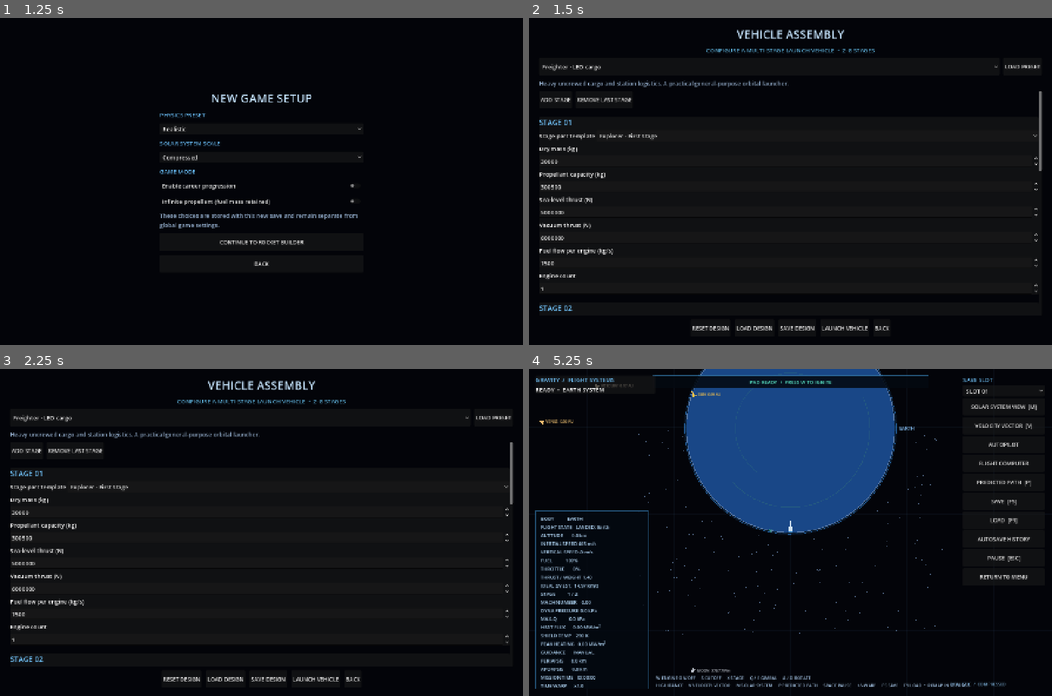
Above: before the commit, frames 1-4 (two rows, left to right).
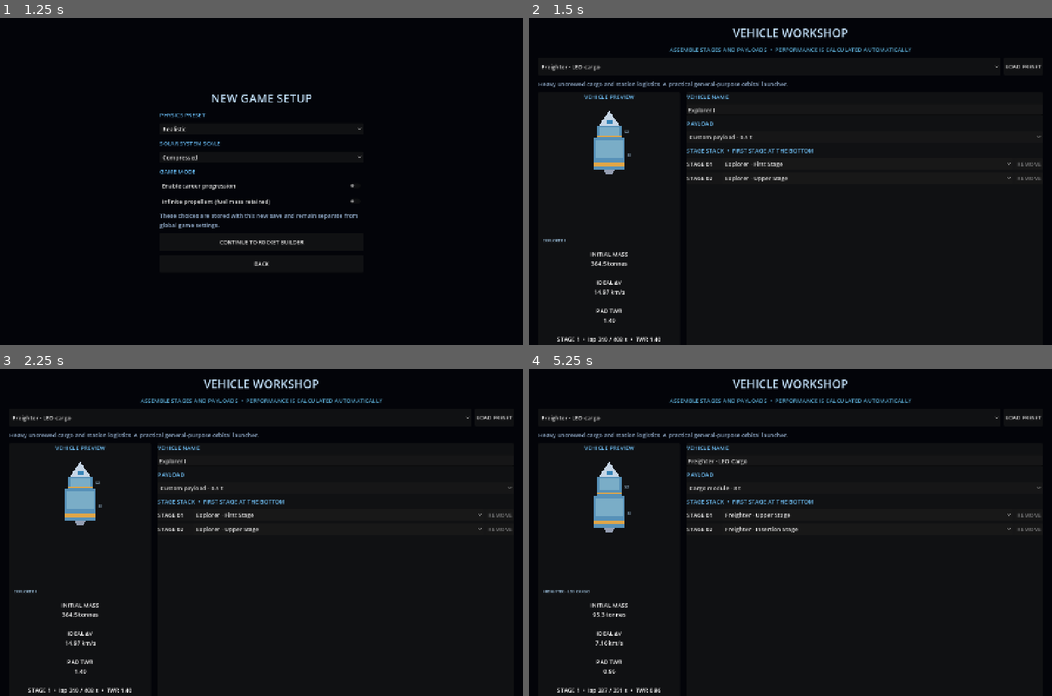
Above: after the commit, the same moments.

Repository: Blagos1195/Gravity-simulator
Game: Godot game, scene res://scenes/main.tscn
Two runs of this game, one before a commit and one after it. Both use one fixed random seed, a clock stepped at 60 frames per second and the inputs below.
Inputs (mouse positions are in pixels of both pictures, inside the frame that each line leads up to):
- Up to frame 1 (1.25 s): click "NEW GAME" at 0.5 s
- Up to frame 2 (1.5 s): click "CONTINUE TO ROCKET BUILDER" at 1.25 s
- Up to frame 3 (2.25 s): click (26, 450) at 2 s, where only the run before the commit has a clickable "ADD STAGE"
- Up to frame 4 (5.25 s): click (602, 450) at 2.75 s, where only the run before the commit has a clickable "REMOVE LAST STAGE"; click "RESET DESIGN" (after the commit: "LOAD PRESET") at 3.5 s; click (1031, 516) at 4.25 s, where only the run after the commit has a clickable "REMOVE"; click (842, 679) at 5 s, where only the run before the commit has a clickable "LAUNCH VEHICLE"

Frame 1 is identical in both runs. In frame 2, 5.6% of the frame differs, in the area x 1-99%, y 3-100%; in frame 3, 5.6%; in frame 4, 23%, in the area x 1-99%, y 0-100%.

Commit message:
Add visual rocket workshop and streamline CI
* Replace numeric rocket setup with visual vehicle workshop

* Avoid duplicate CI runs and focus pull request checks

* Polish payload and stage assembly preview

* Run one CI workflow and target pull request checks

Diff:
--- a/Gravity/scripts/main.gd
+++ b/Gravity/scripts/main.gd
@@ -206,20 +206,20 @@
 	add_child(bg)
 	var root := VBoxContainer.new()
 	root.set_anchors_and_offsets_preset(Control.PRESET_FULL_RECT)
-	root.add_theme_constant_override("separation", 10)
-	root.offset_left = 28
-	root.offset_right = -28
-	root.offset_top = 22
-	root.offset_bottom = -22
+	root.offset_left = 26
+	root.offset_right = -26
+	root.offset_top = 18
+	root.offset_bottom = -18
+	root.add_theme_constant_override("separation", 12)
 	add_child(root)
 	var heading := Label.new()
-	heading.text = "VEHICLE ASSEMBLY"
+	heading.text = "VEHICLE WORKSHOP"
 	heading.horizontal_alignment = HORIZONTAL_ALIGNMENT_CENTER
 	heading.add_theme_font_size_override("font_size", 32)
 	heading.add_theme_color_override("font_color", Color(0.78, 0.9, 1.0))
 	root.add_child(heading)
 	var subtitle := Label.new()
-	subtitle.text = "CONFIGURE A MULTI-STAGE LAUNCH VEHICLE  •  2–8 STAGES"
+	subtitle.text = "ASSEMBLE STAGES AND PAYLOADS  •  PERFORMANCE IS CALCULATED AUTOMATICALLY"
 	subtitle.horizontal_alignment = HORIZONTAL_ALIGNMENT_CENTER
 	subtitle.add_theme_color_override("font_color", Color(0.35, 0.66, 0.82))
 	root.add_child(subtitle)
@@ -235,6 +235,7 @@
 	preset_row.add_child(preset_selector)
 	var preset_description := Label.new()
 	preset_description.text = RocketDesign.preset_description("LEO_CARGO")
+	preset_description.size_flags_horizontal = Control.SIZE_EXPAND_FILL
 	preset_description.autowrap_mode = TextServer.AUTOWRAP_WORD_SMART
 	preset_description.add_theme_color_override("font_color", Color(0.58, 0.68, 0.8))
 	root.add_child(preset_description)
@@ -247,38 +248,112 @@
 		rocket_design = RocketDesign.create_preset(selected_preset_id)
 		_show_vehicle_editor()
 	)
-	var scroll := ScrollContainer.new()
-	scroll.size_flags_vertical = Control.SIZE_EXPAND_FILL
-	root.add_child(scroll)
-	var columns := VBoxContainer.new()
-	columns.size_flags_horizontal = Control.SIZE_EXPAND_FILL
-	columns.add_theme_constant_override("separation", 24)
-	scroll.add_child(columns)
-	var stage_actions := HBoxContainer.new()
-	stage_actions.add_theme_constant_override("separation", 10)
-	columns.add_child(stage_actions)
-	_add_button(stage_actions, "ADD STAGE", _add_rocket_stage)
-	_add_button(stage_actions, "REMOVE LAST STAGE", _remove_rocket_stage)
+	var workspace := HBoxContainer.new()
+	workspace.size_flags_vertical = Control.SIZE_EXPAND_FILL
+	workspace.add_theme_constant_override("separation", 18)
+	root.add_child(workspace)
+	var preview_panel := PanelContainer.new()
+	preview_panel.custom_minimum_size.x = 390
+	preview_panel.size_flags_vertical = Control.SIZE_EXPAND_FILL
+	workspace.add_child(preview_panel)
+	var preview_column := VBoxContainer.new()
+	preview_column.add_theme_constant_override("separation", 10)
+	preview_panel.add_child(preview_column)
+	var preview_title := Label.new()
+	preview_title.text = "VEHICLE PREVIEW"
+	preview_title.horizontal_alignment = HORIZONTAL_ALIGNMENT_CENTER
+	preview_title.add_theme_color_override("font_color", Color(0.45, 0.78, 1.0))
+	preview_column.add_child(preview_title)
+	design_preview = RocketPreview.new()
+	design_preview.design = rocket_design
+	design_preview.size_flags_vertical = Control.SIZE_EXPAND_FILL
+	design_preview.custom_minimum_size = Vector2(330, 390)
+	preview_column.add_child(design_preview)
+	design_stats_label = Label.new()
+	design_stats_label.horizontal_alignment = HORIZONTAL_ALIGNMENT_CENTER
+	design_stats_label.autowrap_mode = TextServer.AUTOWRAP_WORD_SMART
+	preview_column.add_child(design_stats_label)
+	design_error_label = Label.new()
+	design_error_label.horizontal_alignment = HORIZONTAL_ALIGNMENT_CENTER
+	design_error_label.autowrap_mode = TextServer.AUTOWRAP_WORD_SMART
+	design_error_label.add_theme_color_override("font_color", Color(1.0, 0.48, 0.35))
+	preview_column.add_child(design_error_label)
+	var assembly_panel := PanelContainer.new()
+	assembly_panel.size_flags_horizontal = Control.SIZE_EXPAND_FILL
+	assembly_panel.size_flags_vertical = Control.SIZE_EXPAND_FILL
+	workspace.add_child(assembly_panel)
+	var assembly := VBoxContainer.new()
+	assembly.add_theme_constant_override("separation", 10)
+	assembly_panel.add_child(assembly)
+	var vehicle_name_label := Label.new()
+	vehicle_name_label.text = "VEHICLE NAME"
+	vehicle_name_label.add_theme_color_override("font_color", Color(0.45, 0.78, 1.0))
+	assembly.add_child(vehicle_name_label)
+	var vehicle_name := LineEdit.new()
+	vehicle_name.text = str(rocket_design.get("name", "Custom Vehicle"))
+	vehicle_name.placeholder_text = "Vehicle name"
+	vehicle_name.text_changed.connect(func(value: String):
+		rocket_design["name"] = value
+		design_preview.queue_redraw()
+	)
+	assembly.add_child(vehicle_name)
+	var payload_label := Label.new()
+	payload_label.text = "PAYLOAD"
+	payload_label.add_theme_color_override("font_color", Color(0.45, 0.78, 1.0))
+	assembly.add_child(payload_label)
+	var payload_selector := OptionButton.new()
+	payload_selector.size_flags_horizontal = Control.SIZE_EXPAND_FILL
+	var payload_options := [
+		{"id": "custom", "label": "Custom payload · %.1f t" % (float(rocket_design.get("payload_mass", 500.0)) / 1000.0), "mass": float(rocket_design.get("payload_mass", 500.0))},
+		{"id": "satellite", "label": "Small satellite · 150 kg", "mass": 150.0},
+		{"id": "probe", "label": "Science probe · 1.8 t", "mass": 1800.0},
+		{"id": "crew", "label": "Crew capsule · 6.5 t", "mass": 6500.0},
+		{"id": "cargo", "label": "Cargo module · 8 t", "mass": 8000.0},
+		{"id": "heavy_cargo", "label": "Heavy cargo · 12 t", "mass": 12000.0}
+	]
+	var selected_payload := 0
+	for payload_index in range(payload_options.size()):
+		var payload_option: Dictionary = payload_options[payload_index]
+		payload_selector.add_item(str(payload_option.label))
+		payload_selector.set_item_metadata(payload_index, payload_option)
+		if is_equal_approx(float(payload_option.mass), float(rocket_design.get("payload_mass", 500.0))):
+			selected_payload = payload_index
+	payload_selector.select(selected_payload)
+	rocket_design["payload_type"] = str(payload_options[selected_payload].id)
+	payload_selector.item_selected.connect(func(index: int):
+		var selected_payload_option: Dictionary = payload_selector.get_item_metadata(index)
+		rocket_design["payload_mass"] = float(selected_payload_option.mass)
+		rocket_design["payload_type"] = str(selected_payload_option.id)
+		_update_design_stats()
+	)
+	assembly.add_child(payload_selector)
+	var stages_heading := Label.new()
+	stages_heading.text = "STAGE STACK  •  FIRST STAGE AT THE BOTTOM"
+	stages_heading.add_theme_color_override("font_color", Color(0.45, 0.78, 1.0))
+	assembly.add_child(stages_heading)
+	var stage_scroll := ScrollContainer.new()
+	stage_scroll.size_flags_vertical = Control.SIZE_EXPAND_FILL
+	stage_scroll.horizontal_scroll_mode = ScrollContainer.SCROLL_MODE_DISABLED
+	assembly.add_child(stage_scroll)
+	var stage_list := VBoxContainer.new()
+	stage_list.size_flags_horizontal = Control.SIZE_EXPAND_FILL
+	stage_list.add_theme_constant_override("separation", 8)
+	stage_scroll.add_child(stage_list)
+	var stage_part_options := RocketDesign.stage_part_options()
 	for stage_index in range(rocket_design["stages"].size()):
-		var panel := PanelContainer.new()
-		panel.size_flags_horizontal = Control.SIZE_EXPAND_FILL
-		columns.add_child(panel)
-		var fields := VBoxContainer.new()
-		fields.add_theme_constant_override("separation", 8)
-		panel.add_child(fields)
 		var stage: Dictionary = rocket_design["stages"][stage_index]
-		var stage_title := Label.new()
-		stage_title.text = "STAGE %02d" % (stage_index + 1)
-		stage_title.add_theme_font_size_override("font_size", 20)
-		stage_title.add_theme_color_override("font_color", Color(0.45, 0.78, 1.0))
-		fields.add_child(stage_title)
-		var part_row := HBoxContainer.new()
-		var part_label := Label.new()
-		part_label.text = "Stage part template"
-		part_row.add_child(part_label)
+		var stage_panel := PanelContainer.new()
+		stage_list.add_child(stage_panel)
+		var stage_row := HBoxContainer.new()
+		stage_row.add_theme_constant_override("separation", 8)
+		stage_panel.add_child(stage_row)
+		var stage_number := Label.new()
+		stage_number.text = "STAGE %02d" % (stage_index + 1)
+		stage_number.custom_minimum_size.x = 90
+		stage_number.vertical_alignment = VERTICAL_ALIGNMENT_CENTER
+		stage_row.add_child(stage_number)
 		var part_selector := OptionButton.new()
 		part_selector.size_flags_horizontal = Control.SIZE_EXPAND_FILL
-		var stage_part_options := RocketDesign.stage_part_options()
 		var selected_part_index := 0
 		for part_index in range(stage_part_options.size()):
 			var part_option: Dictionary = stage_part_options[part_index]
@@ -295,55 +370,37 @@
 				rocket_design["stages"][stage_index] = replacement_stage
 				_show_vehicle_editor()
 		)
-		part_row.add_child(part_selector)
-		fields.add_child(part_row)
-		_add_design_field(fields, stage_index, "dry_mass", "Dry mass (kg)", 500.0, 200000.0, 100.0)
-		_add_design_field(fields, stage_index, "fuel_capacity", "Propellant capacity (kg)", 500.0, 1000000.0, 1000.0)
-		_add_design_field(fields, stage_index, "thrust", "Sea-level thrust (N)", 100000.0, 20000000.0, 100000.0)
-		_add_design_field(fields, stage_index, "vacuum_thrust", "Vacuum thrust (N)", 100000.0, 22000000.0, 100000.0)
-		_add_design_field(fields, stage_index, "flow", "Fuel flow per engine (kg/s)", 20.0, 8000.0, 10.0)
-		_add_design_field(fields, stage_index, "engine_count", "Engine count", 1.0, 8.0, 1.0)
-	var payload_panel := PanelContainer.new()
-	payload_panel.custom_minimum_size.x = 230
-	payload_panel.size_flags_horizontal = Control.SIZE_EXPAND_FILL
-	columns.add_child(payload_panel)
-	var payload_fields := VBoxContainer.new()
-	payload_panel.add_child(payload_fields)
-	var payload_title := Label.new()
-	payload_title.text = "PAYLOAD"
-	payload_title.add_theme_font_size_override("font_size", 20)
-	payload_title.add_theme_color_override("font_color", Color(0.45, 0.78, 1.0))
-	payload_fields.add_child(payload_title)
-	var payload_label := Label.new()
-	payload_label.text = "Payload mass (kg)"
-	payload_fields.add_child(payload_label)
-	var payload := SpinBox.new()
-	payload.min_value = 1.0
-	payload.max_value = 100000.0
-	payload.step = 10.0
-	payload.value = float(rocket_design.get("payload_mass", 500.0))
-	payload.value_changed.connect(func(value: float):
-		rocket_design["payload_mass"] = value
-		_update_design_stats()
-	)
-	payload_fields.add_child(payload)
-	design_preview = RocketPreview.new()
-	design_preview.design = rocket_design
-	design_preview.custom_minimum_size = Vector2(210, 280)
-	payload_fields.add_child(design_preview)
-	design_stats_label = Label.new()
-	design_stats_label.autowrap_mode = TextServer.AUTOWRAP_WORD_SMART
-	payload_fields.add_child(design_stats_label)
-	design_error_label = Label.new()
-	design_error_label.autowrap_mode = TextServer.AUTOWRAP_WORD_SMART
-	design_error_label.add_theme_color_override("font_color", Color(1.0, 0.48, 0.35))
-	payload_fields.add_child(design_error_label)
-	_update_design_stats()
+		stage_row.add_child(part_selector)
+		var remove_button := Button.new()
+		remove_button.text = "REMOVE"
+		remove_button.disabled = rocket_design["stages"].size() <= RocketDesign.MIN_STAGES
+		remove_button.pressed.connect(func():
+			rocket_design["stages"].remove_at(stage_index)
+			_show_vehicle_editor()
+		)
+		stage_row.add_child(remove_button)
+	var component_row := HBoxContainer.new()
+	component_row.add_theme_constant_override("separation", 8)
+	assembly.add_child(component_row)
+	var new_stage_selector := OptionButton.new()
+	new_stage_selector.size_flags_horizontal = Control.SIZE_EXPAND_FILL
+	for part_option in stage_part_options:
+		new_stage_selector.add_item(str(part_option.label))
+		new_stage_selector.set_item_metadata(new_stage_selector.item_count - 1, str(part_option.id))
+	_add_button(component_row, "ADD STAGE", func():
+		if rocket_design["stages"].size() >= RocketDesign.MAX_STAGES:
+			return
+		var new_stage := RocketDesign.create_stage_part(str(new_stage_selector.get_item_metadata(new_stage_selector.selected)))
+		if not new_stage.is_empty():
+			rocket_design["stages"].append(new_stage)
+			_show_vehicle_editor()
+	)
+	component_row.add_child(new_stage_selector)
 	var actions := HBoxContainer.new()
 	actions.alignment = BoxContainer.ALIGNMENT_CENTER
-	actions.add_theme_constant_override("separation", 12)
+	actions.add_theme_constant_override("separation", 10)
 	root.add_child(actions)
-	_add_button(actions, "RESET DESIGN", func():
+	_add_button(actions, "RESET", func():
 		rocket_design = RocketDesign.create_default()
 		_show_vehicle_editor()
 	)
@@ -351,39 +408,7 @@
 	_add_button(actions, "SAVE DESIGN", _save_rocket_design)
 	_add_button(actions, "LAUNCH VEHICLE", _launch_designed_vehicle)
 	_add_button(actions, "BACK", _show_new_game_setup)
-
-func _add_rocket_stage() -> void:
-	var stages: Array = rocket_design["stages"]
-	if stages.size() >= 8:
-		return
-	var stage := RocketDesign.default_stage_part()
-	stage["name"] = "STAGE %02d" % (stages.size() + 1)
-	stages.append(stage)
-	_show_vehicle_editor()
-
-func _remove_rocket_stage() -> void:
-	var stages: Array = rocket_design["stages"]
-	if stages.size() <= 2:
-		return
-	stages.pop_back()
-	_show_vehicle_editor()
-
-func _add_design_field(parent: VBoxContainer, stage_index: int, key: String, label_text: String, minimum: float, maximum: float, step: float) -> void:
-	var label := Label.new()
-	label.text = label_text
-	parent.add_child(label)
-	var spin := SpinBox.new()
-	spin.min_value = minimum
-	spin.max_value = maximum
-	spin.step = step
-	spin.allow_greater = false
-	spin.allow_lesser = false
-	spin.value = float(rocket_design["stages"][stage_index].get(key, minimum))
-	spin.value_changed.connect(func(value: float):
-		rocket_design["stages"][stage_index][key] = value
-		_update_design_stats()
-	)
-	parent.add_child(spin)
+	_update_design_stats()
 
 func _update_design_stats() -> void:
 	if not is_instance_valid(design_stats_label) or not is_instance_valid(design_error_label):
@@ -1280,28 +1305,56 @@
 class RocketPreview:
 	extends Control
 	var design: Dictionary = {}
+
 	func _draw() -> void:
 		var stages: Array = design.get("stages", [])
 		if stages.is_empty():
 			return
 		var center_x := size.x * 0.5
-		var top := 14.0
-		var width := minf(48.0, size.x * 0.24)
-		var stage_height := minf(48.0, (size.y - 65.0) / float(maxi(1, stages.size())))
-		var payload_height := 25.0
-		draw_colored_polygon(PackedVector2Array([
-			Vector2(center_x, top),
-			Vector2(center_x - width * 0.5, top + payload_height),
-			Vector2(center_x + width * 0.5, top + payload_height)
-		]), Color(0.75, 0.84, 0.94))
+		var top := 18.0
+		var available_height := maxf(100.0, size.y - 70.0)
+		var payload_height := clampf(available_height * 0.13, 32.0, 52.0)
+		var total_stage_mass := 0.0
+		for stage in stages:
+			total_stage_mass += float(stage.get("dry_mass", 0.0)) + float(stage.get("fuel_capacity", 0.0))
+		var stage_heights: Array[float] = []
+		for stage in stages:
+			var stage_mass := float(stage.get("dry_mass", 0.0)) + float(stage.get("fuel_capacity", 0.0))
+			stage_heights.append(clampf((available_height - payload_height) * stage_mass / maxf(1.0, total_stage_mass), 34.0, 86.0))
+		var total_height := payload_height
+		for stage_height in stage_heights:
+			total_height += stage_height
+		var scale_height := minf(1.0, available_height / maxf(1.0, total_height))
+		payload_height *= scale_height
+		for index in range(stage_heights.size()):
+			stage_heights[index] *= scale_height
+		var rocket_width := minf(92.0, size.x * 0.34)
+		var payload_type := str(design.get("payload_type", "probe"))
+		var payload_rect := Rect2(center_x - rocket_width * 0.32, top + 16.0, rocket_width * 0.64, payload_height - 16.0)
+		if payload_type == "satellite":
+			draw_rect(Rect2(center_x - rocket_width * 0.72, top + 22.0, rocket_width * 0.4, 12.0), Color(0.16, 0.42, 0.72))
+			draw_rect(Rect2(center_x + rocket_width * 0.32, top + 22.0, rocket_width * 0.4, 12.0), Color(0.16, 0.42, 0.72))
+			draw_rect(payload_rect, Color(0.78, 0.7, 0.42))
+		elif payload_type == "crew":
+			draw_colored_polygon(PackedVector2Array([Vector2(center_x, top), Vector2(center_x - rocket_width * 0.32, top + payload_height), Vector2(center_x + rocket_width * 0.32, top + payload_height)]), Color(0.82, 0.86, 0.92))
+			draw_circle(Vector2(center_x, top + payload_height * 0.62), 7.0, Color(0.2, 0.52, 0.72))
+		else:
+			draw_colored_polygon(PackedVector2Array([Vector2(center_x, top), Vector2(center_x - rocket_width * 0.32, top + payload_height), Vector2(center_x + rocket_width * 0.32, top + payload_height)]), Color(0.78, 0.84, 0.9))
+			draw_rect(Rect2(center_x - 8.0, top + payload_height * 0.62, 16.0, 10.0), Color(0.22, 0.52, 0.72))
 		var y := top + payload_height
 		for i in range(stages.size() - 1, -1, -1):
-			var stage_width := width * (1.0 + float(i) * 0.08)
-			draw_rect(Rect2(center_x - stage_width * 0.5, y, stage_width, stage_height), Color(0.36 + float(i) * 0.025, 0.62, 0.78))
-			draw_rect(Rect2(center_x - stage_width * 0.5, y + stage_height * 0.68, stage_width, stage_height * 0.2), Color(0.92, 0.65, 0.22))
+			var stage: Dictionary = stages[i]
+			var stage_height: float = stage_heights[i]
+			var stage_width := rocket_width * (0.9 - 0.18 * float(i) / float(maxi(1, stages.size() - 1)))
+			var stage_rect := Rect2(center_x - stage_width * 0.5, y, stage_width, stage_height)
+			draw_rect(stage_rect, Color(0.34, 0.57, 0.72))
+			draw_rect(Rect2(stage_rect.position + Vector2(5.0, 5.0), Vector2(stage_width - 10.0, stage_height * 0.58)), Color(0.48, 0.68, 0.78))
+			draw_rect(Rect2(center_x - stage_width * 0.5, y + stage_height * 0.76, stage_width, stage_height * 0.12), Color(0.88, 0.65, 0.28))
+			draw_string(ThemeDB.fallback_font, Vector2(center_x + stage_width * 0.5 + 8.0, y + stage_height * 0.58), "S%d" % (i + 1), HORIZONTAL_ALIGNMENT_LEFT, -1, 10, Color(0.65, 0.8, 0.92))
+			var nozzle_width := stage_width * 0.18
+			draw_colored_polygon(PackedVector2Array([Vector2(center_x - nozzle_width, y + stage_height), Vector2(center_x + nozzle_width, y + stage_height), Vector2(center_x + nozzle_width * 0.65, y + stage_height + 12.0), Vector2(center_x - nozzle_width * 0.65, y + stage_height + 12.0)]), Color(0.58, 0.62, 0.7))
 			y += stage_height
-
-		draw_string(ThemeDB.fallback_font, Vector2(12, size.y - 8), str(design.get("name", "CUSTOM VEHICLE")).to_upper(), HORIZONTAL_ALIGNMENT_LEFT, -1, 11, Color(0.65, 0.8, 0.92))
+		draw_string(ThemeDB.fallback_font, Vector2(12.0, size.y - 12.0), str(design.get("name", "CUSTOM VEHICLE")).to_upper(), HORIZONTAL_ALIGNMENT_LEFT, -1, 11, Color(0.65, 0.8, 0.92))
 
 class Starfield:
 	extends Control
